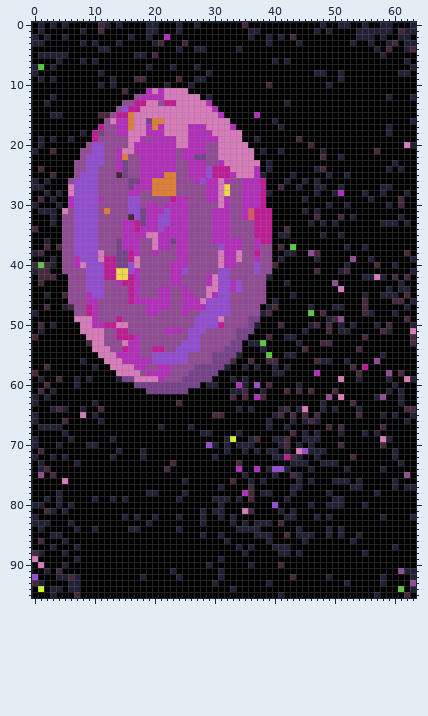
One commit to this pixel-art file: Assets/Planet Cards/Cotton Candy.aseprite. Above: the version before the commit.
64x96 pixels, 1 frame.
After:
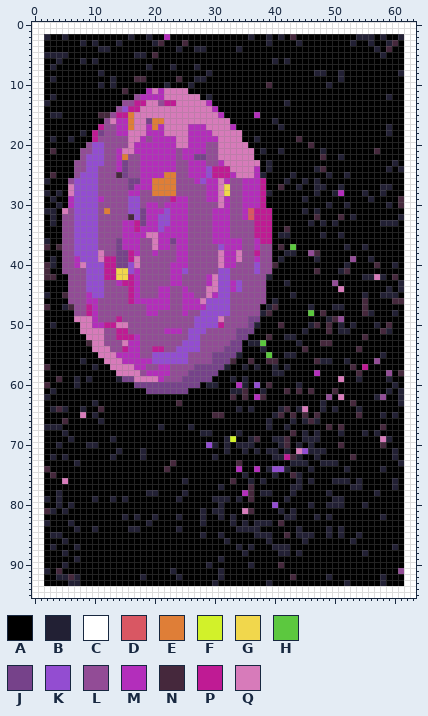
Palette (. is transparent): A #000000  B #222034  C #ffffff  D #d95763  E #df7e37  F #d2f12a  G #f1d74c  H #5cc83f  J #76428a  K #934dd1  L #924c96  M #b32ebb  N #45283c  P #bf1b94  Q #d77bba
Changes in this commit:
Changed rows in their new state; - is an unchanged pixel.
Layer "Background":
first column x 0:
 0 CCCCCCCCCCCCCCCCCCCCCCCCCCCCCCCCCCCCCCCCCCCCCCCCCCCCCCCCCCCCCCCC
 1 CCCCCCCCCCCCCCCCCCCCCCCCCCCCCCCCCCCCCCCCCCCCCCCCCCCCCCCCCCCCCCCC
 2 CC------------------------------------------------------------CC
 3 CC------------------------------------------------------------CC
 4 CC------------------------------------------------------------CC
 5 CC------------------------------------------------------------CC
 6 CC------------------------------------------------------------CC
 7 CC------------------------------------------------------------CC
 8 CC------------------------------------------------------------CC
 9 CC------------------------------------------------------------CC
10 CC------------------------------------------------------------CC
11 CC------------------------------------------------------------CC
12 CC------------------------------------------------------------CC
13 CC------------------------------------------------------------CC
14 CC------------------------------------------------------------CC
15 CC------------------------------------------------------------CC
16 CC------------------------------------------------------------CC
17 CC------------------------------------------------------------CC
18 CC------------------------------------------------------------CC
19 CC------------------------------------------------------------CC
20 CC------------------------------------------------------------CC
21 CC------------------------------------------------------------CC
22 CC------------------------------------------------------------CC
23 CC------------------------------------------------------------CC
24 CC------------------------------------------------------------CC
25 CC------------------------------------------------------------CC
26 CC------------------------------------------------------------CC
27 CC------------------------------------------------------------CC
28 CC------------------------------------------------------------CC
29 CC------------------------------------------------------------CC
30 CC------------------------------------------------------------CC
31 CC------------------------------------------------------------CC
32 CC------------------------------------------------------------CC
33 CC------------------------------------------------------------CC
34 CC------------------------------------------------------------CC
35 CC------------------------------------------------------------CC
36 CC------------------------------------------------------------CC
37 CC------------------------------------------------------------CC
38 CC------------------------------------------------------------CC
39 CC------------------------------------------------------------CC
40 CC------------------------------------------------------------CC
41 CC------------------------------------------------------------CC
42 CC------------------------------------------------------------CC
43 CC------------------------------------------------------------CC
44 CC------------------------------------------------------------CC
45 CC------------------------------------------------------------CC
46 CC------------------------------------------------------------CC
47 CC------------------------------------------------------------CC
48 CC------------------------------------------------------------CC
49 CC------------------------------------------------------------CC
50 CC------------------------------------------------------------CC
51 CC------------------------------------------------------------CC
52 CC------------------------------------------------------------CC
53 CC------------------------------------------------------------CC
54 CC------------------------------------------------------------CC
55 CC------------------------------------------------------------CC
56 CC------------------------------------------------------------CC
57 CC------------------------------------------------------------CC
58 CC------------------------------------------------------------CC
59 CC------------------------------------------------------------CC
60 CC------------------------------------------------------------CC
61 CC------------------------------------------------------------CC
62 CC------------------------------------------------------------CC
63 CC------------------------------------------------------------CC
64 CC------------------------------------------------------------CC
65 CC------------------------------------------------------------CC
66 CC------------------------------------------------------------CC
67 CC------------------------------------------------------------CC
68 CC------------------------------------------------------------CC
69 CC------------------------------------------------------------CC
70 CC------------------------------------------------------------CC
71 CC------------------------------------------------------------CC
72 CC------------------------------------------------------------CC
73 CC------------------------------------------------------------CC
74 CC------------------------------------------------------------CC
75 CC------------------------------------------------------------CC
76 CC------------------------------------------------------------CC
77 CC------------------------------------------------------------CC
78 CC------------------------------------------------------------CC
79 CC------------------------------------------------------------CC
80 CC------------------------------------------------------------CC
81 CC------------------------------------------------------------CC
82 CC------------------------------------------------------------CC
83 CC------------------------------------------------------------CC
84 CC------------------------------------------------------------CC
85 CC------------------------------------------------------------CC
86 CC------------------------------------------------------------CC
87 CC------------------------------------------------------------CC
88 CC------------------------------------------------------------CC
89 CC------------------------------------------------------------CC
90 CC------------------------------------------------------------CC
91 CC------------------------------------------------------------CC
92 CC------------------------------------------------------------CC
93 CC------------------------------------------------------------CC
94 CCCCCCCCCCCCCCCCCCCCCCCCCCCCCCCCCCCCCCCCCCCCCCCCCCCCCCCCCCCCCCCC
95 CCCCCCCCCCCCCCCCCCCCCCCCCCCCCCCCCCCCCCCCCCCCCCCCCCCCCCCCCCCCCCCC
Where, in picture pixels (left, top, right, bottom), the same in both pictures:
changed: (32, 22, 416, 598)
